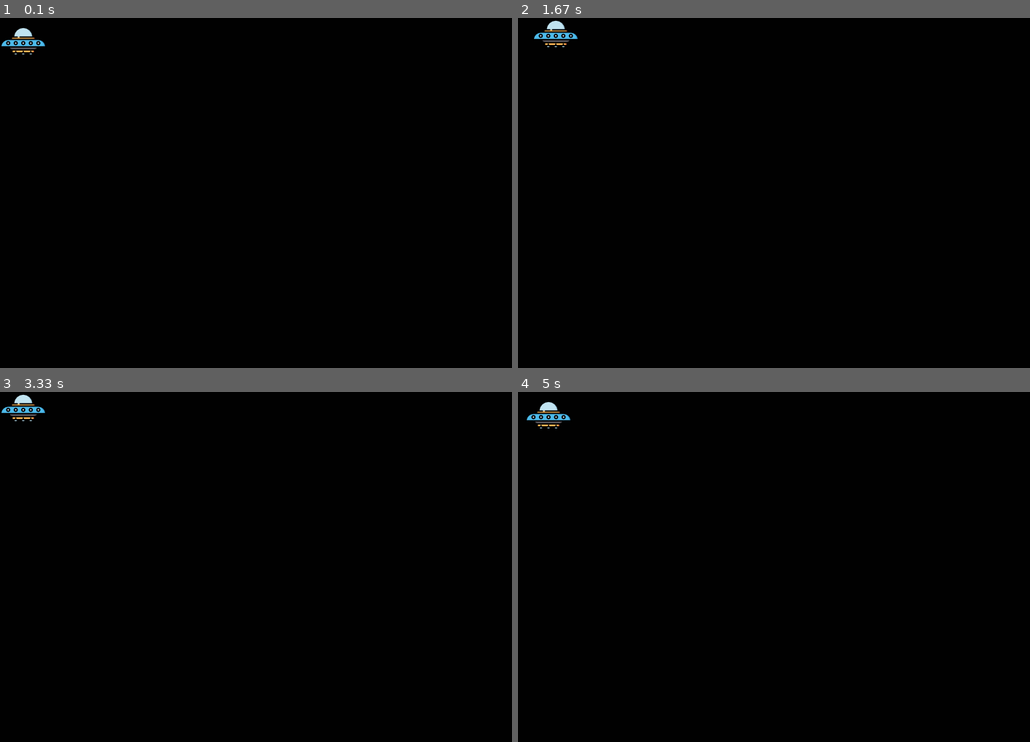
Above: before the commit, frames 1-4 (two rows, left to right).
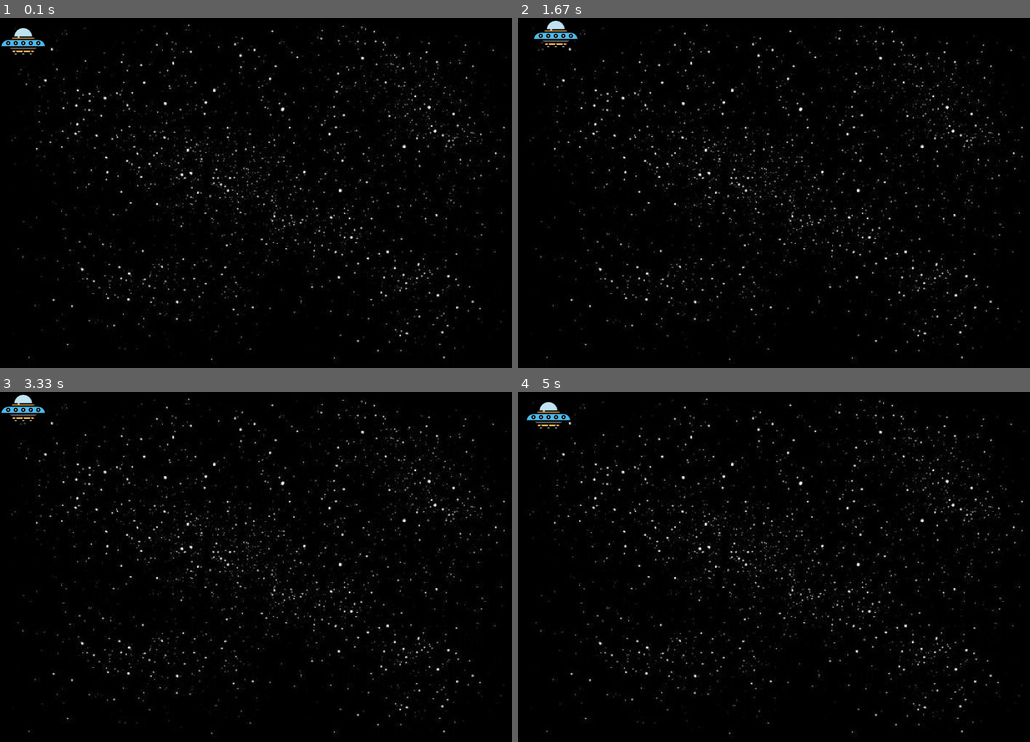
Above: after the commit, the same moments.

Repository: RobzLegz/2D-Game-with-Pygame
Game: pygame game, started from app.py
The game is run twice, just before and just after one commit, with the same random seed, the same clock (stepped at 60 frames per second) and the same inputs.
Inputs:
- Up to frame 1 (0.1 s): no input
- Up to frame 2 (1.67 s): hold D 0.33-0.8 s; hold W 0.83-1.13 s; hold D 1.17-1.63 s
- Up to frame 3 (3.33 s): hold A 1.67-2.2 s; hold S 2.23-2.53 s; hold A 2.57-2.97 s; hold W from 3 s (still down)
- Up to frame 4 (5 s): release W at 3.37 s; hold D 3.4-4.03 s; hold S 4.07-4.43 s; hold A 4.47-4.93 s; hold D from 4.97 s (still down)

The runs differ from the first frame. In frame 1, 2.7% of the frame differs, in the area x 2-99%, y 1-98%; in frame 2, 2.7%; in frame 3, 2.7%; in frame 4, 2.7%.

Commit message:
adding background image

Diff:
--- a/app.py
+++ b/app.py
@@ -4,7 +4,8 @@
 
 COLOR = [1, 1, 1]
 
-ufo_image = pygame.image.load("ufo.png")
+UFO_IMAGE = pygame.image.load("ufo.png")
+BACKGROUND_IMAGE = pygame.image.load("stars.jpg")
 
 x_pos = 0
 y_pos = 0
@@ -27,5 +28,6 @@
                 y_pos += 10
 
     window.fill(COLOR)
-    window.blit(ufo_image, [x_pos, y_pos])
+    window.blit(BACKGROUND_IMAGE, [0, 0])
+    window.blit(UFO_IMAGE, [x_pos, y_pos])
     pygame.display.update()
Binary file added: stars.jpg
